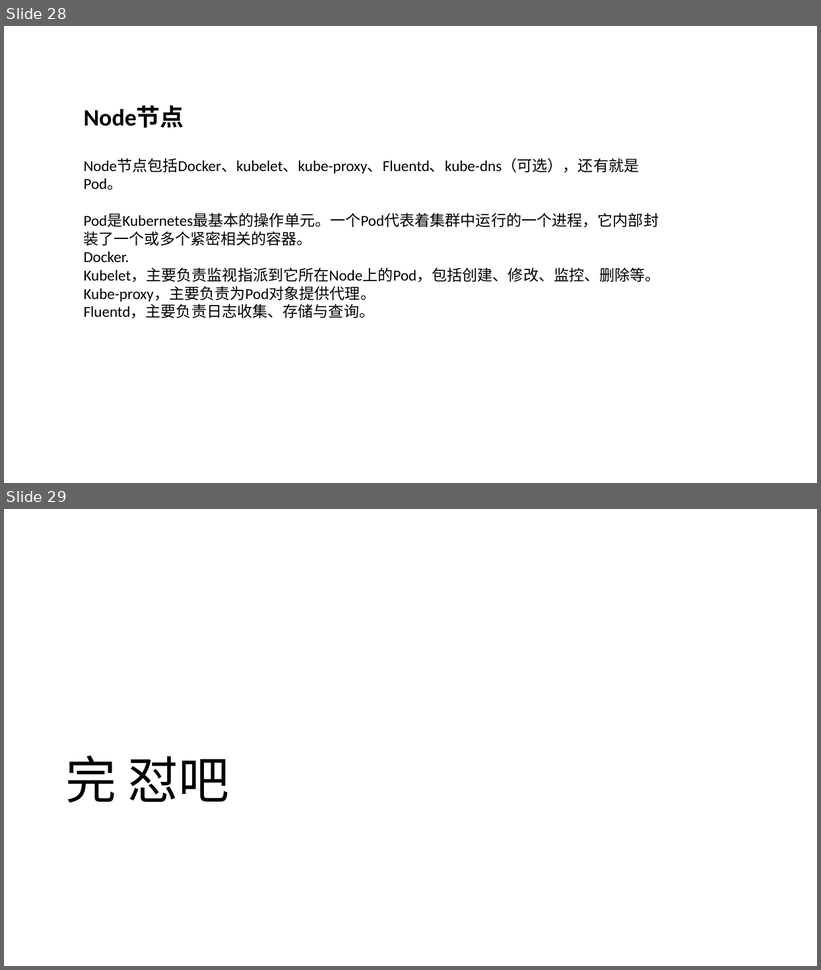
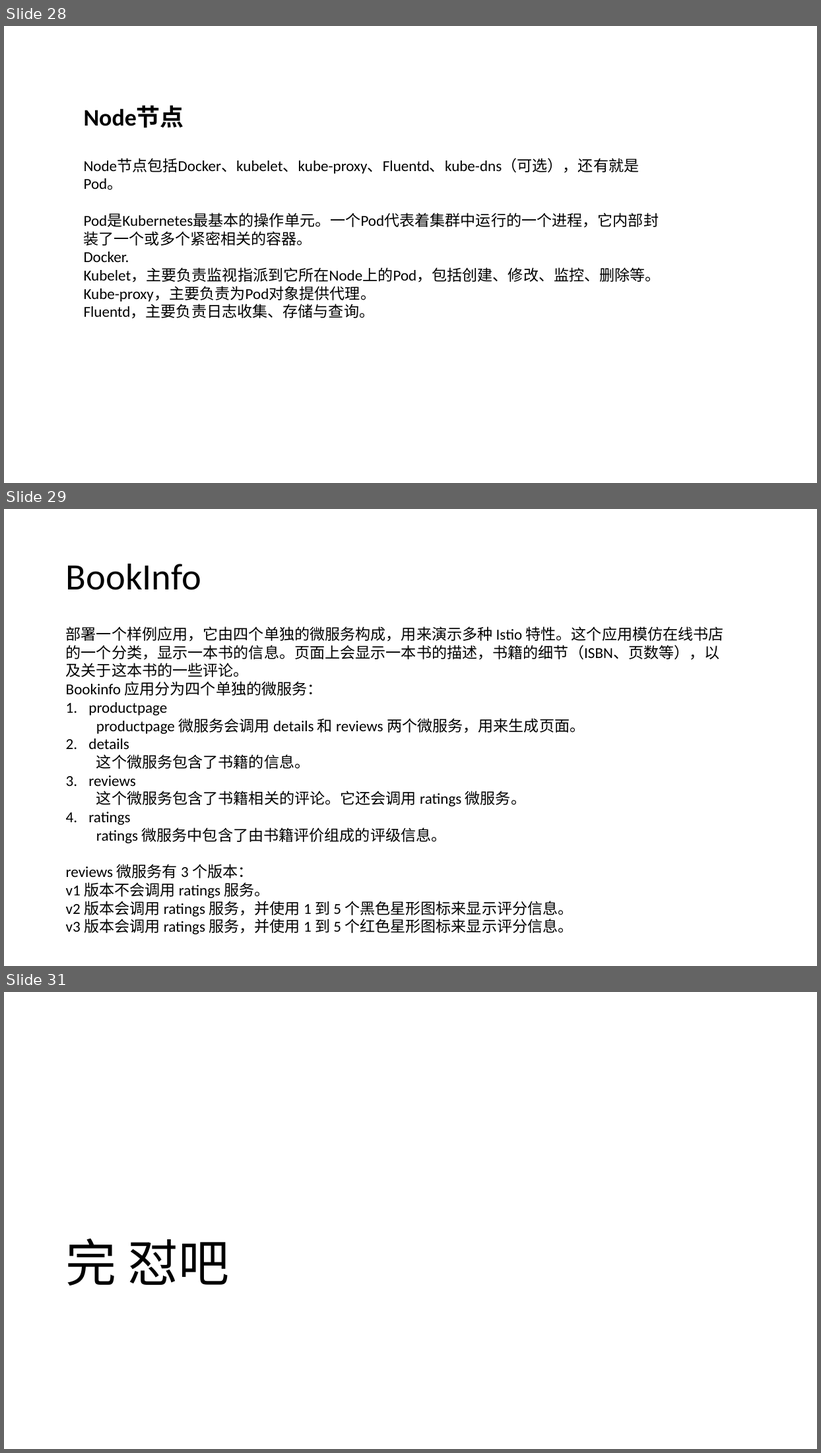
Before and after one commit to shanyao19940801/BookeNote, a slide deck: ServiceMesh/file/ServiceMesh.pptx. Shown one above the other, each under a label of ours: slides 28 and 29 before the commit, slides 28, 29 and 31 after it; the slides between them are not shown. The pictures are 821x970 and 821x1453 pixels, drawn with LibreOffice and Linux fonts; fonts in the diff are those of the drawing. Boxes give left, top, right and bottom in pixels: in the first picture for what was removed or moved away, otherwise in the second. Text is boxed around its words. In the diff, an @@ line names an element or a change of style, - is before the commit and + after.

```diff
--- a/ServiceMesh/file/ServiceMesh.pptx
+++ b/ServiceMesh/file/ServiceMesh.pptx
@@ slide 29 added at bbox=[4, 509, 817, 966], background #FFFFFF @@
@@ title added at bbox=[66, 563, 201, 590], 44 pt, text #000000 @@
+BookInfo
@@ text added at bbox=[66, 626, 724, 935], 18 pt, text #000000 @@
+部署一个样例应用，它由四个单独的微服务构成，用来演示多种 Istio 特性。这个应用模仿在线书店的一个分类，显示一本书的信息。页面上会显示一本书的描述，书籍的细节（ISBN、页数等），以及关于这本书的一些评论。
+Bookinfo 应用分为四个单独的微服务：
+1. productpage
+  productpage 微服务会调用 details 和 reviews 两个微服务，用来生成页面。
+2. details
+  这个微服务包含了书籍的信息。
+3. reviews
+  这个微服务包含了书籍相关的评论。它还会调用 ratings 微服务。
+4. ratings
+  ratings 微服务中包含了由书籍评价组成的评级信息。
+reviews 微服务有 3 个版本：
+v1 版本不会调用 ratings 服务。
+v2 版本会调用 ratings 服务，并使用 1 到 5 个黑色星形图标来显示评分信息。
+v3 版本会调用 ratings 服务，并使用 1 到 5 个红色星形图标来显示评分信息。
@@ what was slide 29 is now slide 31 @@
```
Also in this commit, not shown: 1 other slide added, 2 other files.
